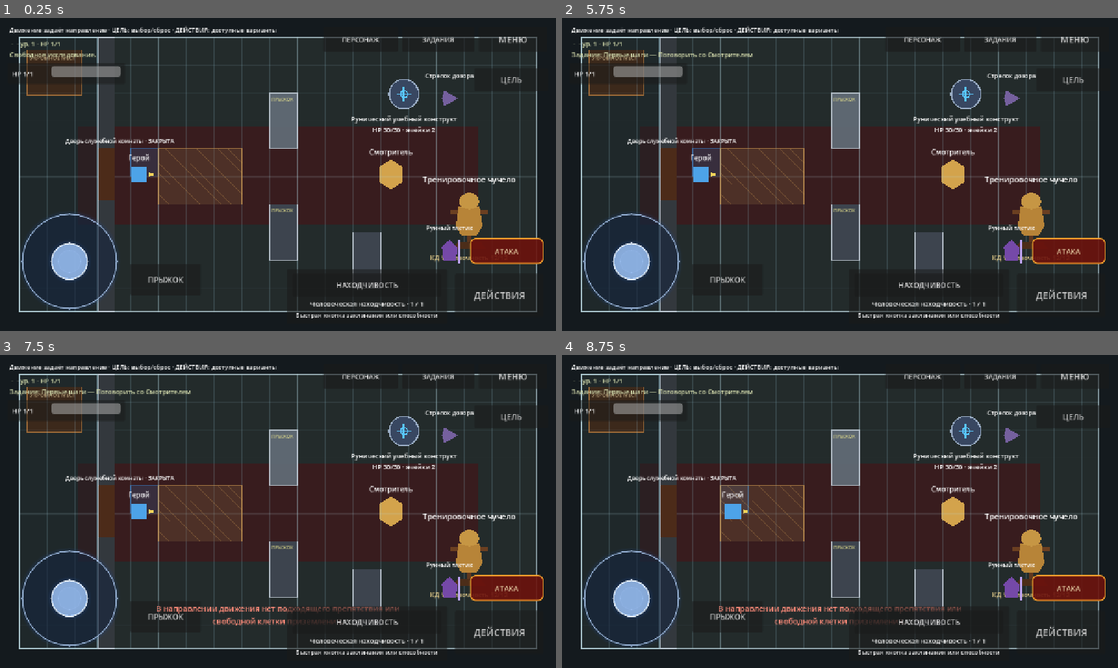
Above: before the commit, frames 1-4 (two rows, left to right).
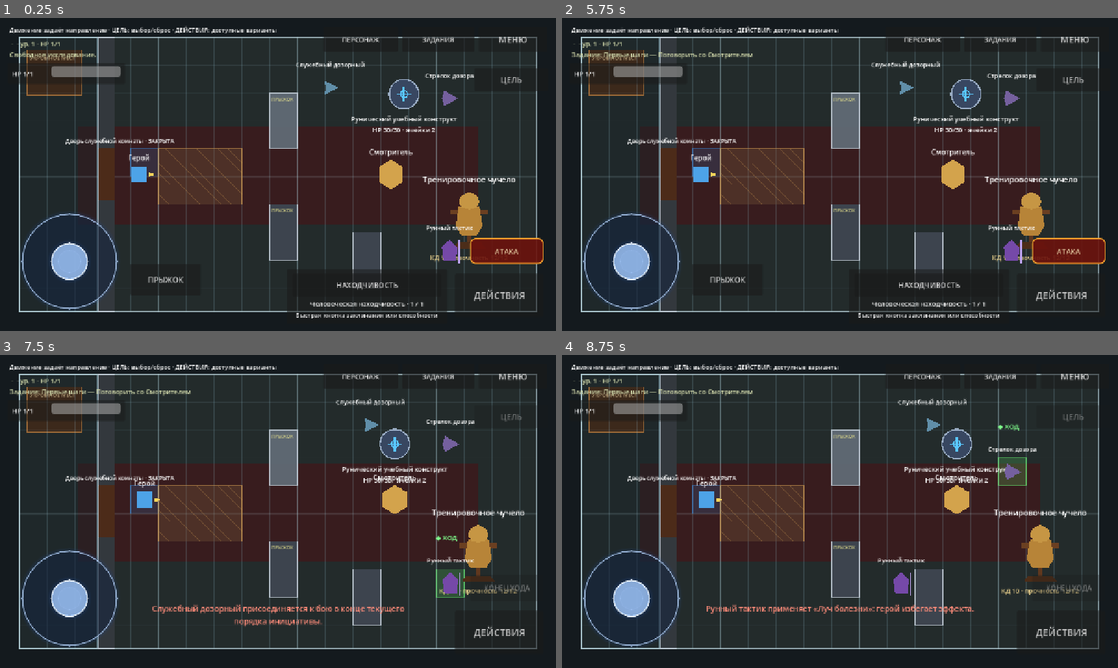
Above: after the commit, the same moments.

Repository: eretenkodaniil16-rgb/rpg-project
Game: Godot game, scene res://scenes/game/game.tscn
Two runs of this game, one before a commit and one after it. Both use one fixed random seed, a clock stepped at 60 frames per second and the inputs below. This scene is started directly instead of the project's main scene.
Inputs (mouse positions are in pixels of both pictures, inside the frame that each line leads up to):
- Up to frame 1 (0.25 s): no input
- Up to frame 2 (5.75 s): click "ДЕЙСТВИЯ" at 0.5 s; click "МЕНЮ" at 1.25 s; click "Новая игра" at 2 s; click "В главное меню" at 2.75 s; click "Новая игра" at 3.5 s; click "В меню" at 4.25 s; click "Продолжить" at 5 s
- Up to frame 3 (7.5 s): click "ПРЫЖОК" at 5.75 s; click "ПЕРСОНАЖ" at 6.5 s; click "ЗАКРЫТЬ" at 7.25 s
- Up to frame 4 (8.75 s): tap Enter (ui_accept) at 8, 8.27 s; move the mouse to (962, 495) at 8.02 s; hold Right (ui_right) from 8.03 s (still down); tap C at 8.1 s; click (962, 495) at 8.17 s

The runs differ from the first frame. In frame 1, 0.2% of the frame differs, in the area x 53-69%, y 13-52%; in frame 2, 0.2%; in frame 3, 7.0%; in frame 4, 7.9%, in the area x 23-98%, y 13-96%.
Error before the commit: Parse Error: Function "_update_alert_visuals()" not found in base self. (res://scripts/game/npc_stealth.gd:21)

Commit message:
fix: восстановить визуальное обновление тревоги NPC

Diff:
--- a/scripts/game/npc_stealth.gd
+++ b/scripts/game/npc_stealth.gd
@@ -181,3 +181,10 @@
 	_alert_label.z_index = 8
 	_alert_label.hide()
 	add_child(_alert_label)
+
+
+func _update_alert_visuals() -> void:
+	# Точное или текстовое состояние NPC раскрывается только через контекстное действие игрока.
+	if _alert_label != null:
+		_alert_label.text = ""
+		_alert_label.hide()
